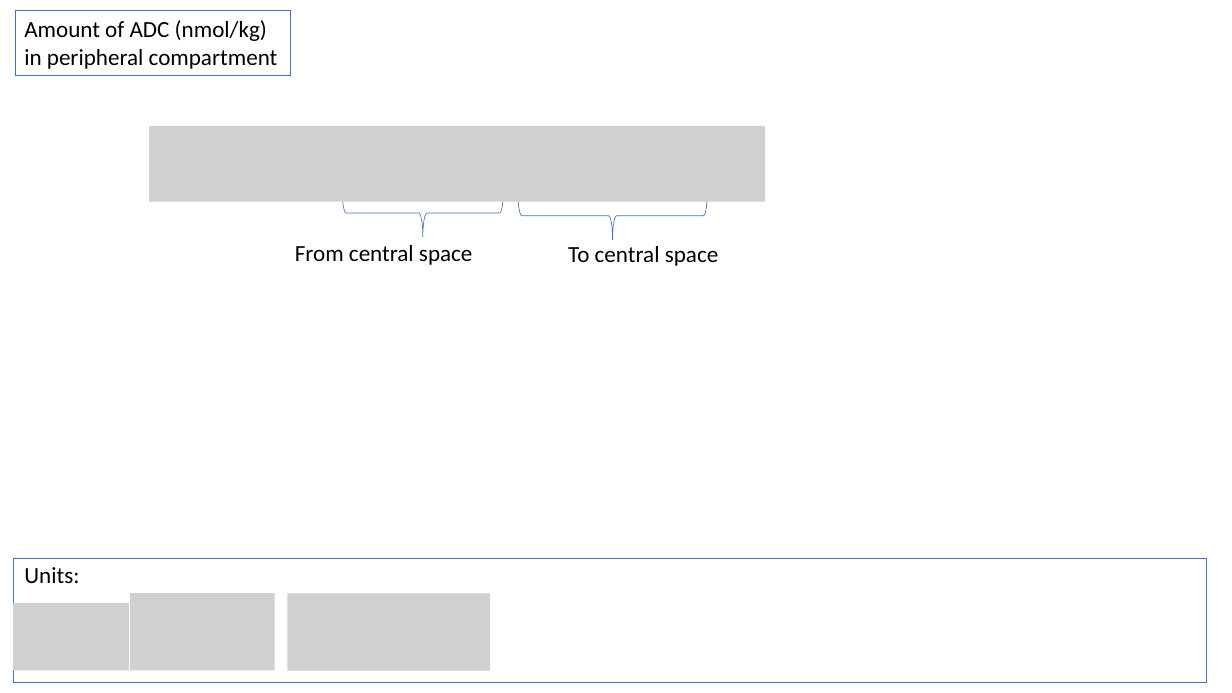
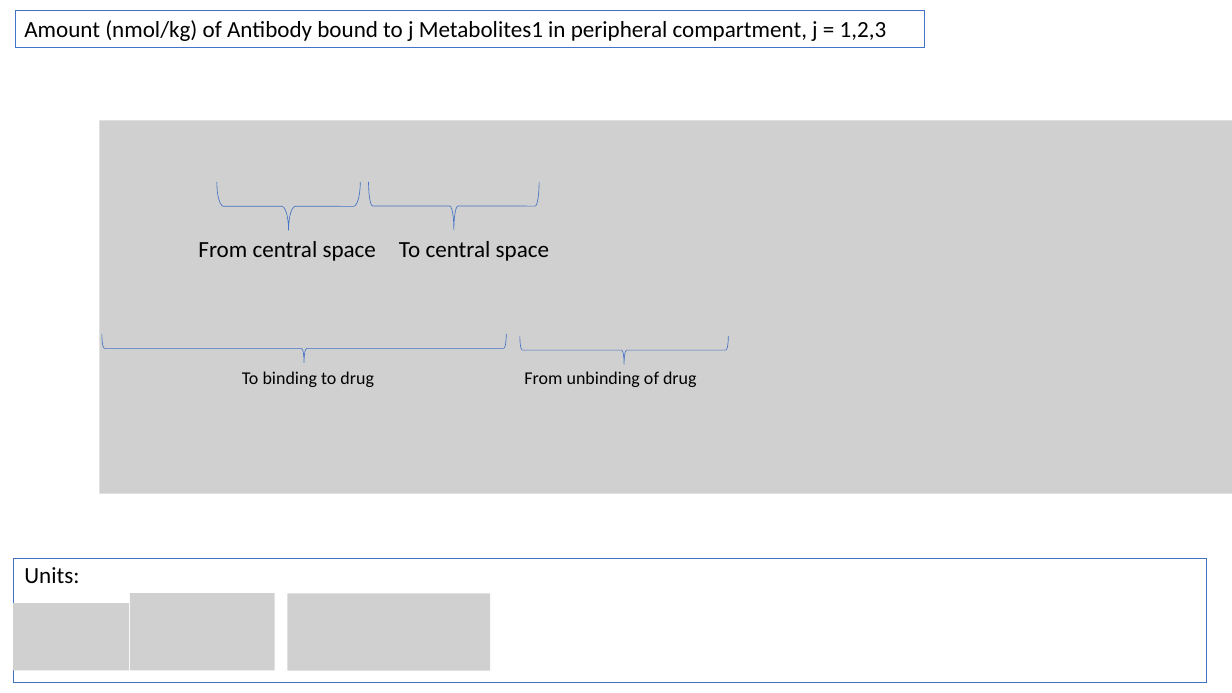
Before and after one commit to judith-stein/hc-protac-shuttle-rshiny-in-vivo, a slide deck: slide 19 of www/logistic_pk_pd_equations_explained.pptx (slide 10 before the commit). Drawn at 1232x693 pixels with LibreOffice and Linux fonts; fonts in the diff are those of the drawing; grey boxes stand for pictures. Boxes give left, top, right and bottom in pixels: in the first picture for what was removed or moved away, otherwise in the second. Text is boxed around its words. In the diff, an @@ line names an element or a change of style, - is before the commit and + after.

Commit message:
add metabolite, ui, plots, pptx

```diff
--- a/www/logistic_pk_pd_equations_explained.pptx
+++ b/www/logistic_pk_pd_equations_explained.pptx
@@ rectangle "Amount (nmol/kg) of Antibody bound ...": place and size @@
-rectangle "Amount (nmol/kg) of Antibody bound ..." at [16,10,291,76]
+rectangle "Amount (nmol/kg) of Antibody bound ..." at [16,10,925,47]
@@ text in rectangle at [24,20,887,41]: text changed @@
-Amount of ADC (nmol/kg)
-in peripheral compartment
+Amount (nmol/kg) of Antibody bound to j Metabolites1 in peripheral compartment, j = 1,2,3
@@ picture added at [100,120,1232,494] @@
@@ picture removed at [149,126,764,201] @@
@@ right brace: place and size @@
-right brace at [342,189,503,237]
+right brace at [217,183,360,231]
@@ right brace at [217,183,360,231]: proportions changed @@
@@ right brace: place and size @@
-right brace at [518,192,707,240]
+right brace at [368,183,539,231]
@@ text "From central space": place and size @@
-text "From central space" at [295,245,472,265]
+text "From central space" at [198,241,376,261]
@@ text "To central space": place and size @@
-text "To central space" at [568,246,718,266]
+text "To central space" at [399,241,549,261]
@@ right brace added at [101,334,506,363], outline #4472C4 0.5 pt @@
@@ right brace added at [520,336,729,365], outline #4472C4 0.5 pt @@
@@ text added at [242,371,374,387], 14 pt, text #000000 @@
+To binding to drug
@@ text added at [524,371,697,387], 14 pt, text #000000 @@
+From unbinding of drug
```
Also in this commit, not shown: 17 other slides changed, 32 slides added, 11 slides removed, 7 other files.
